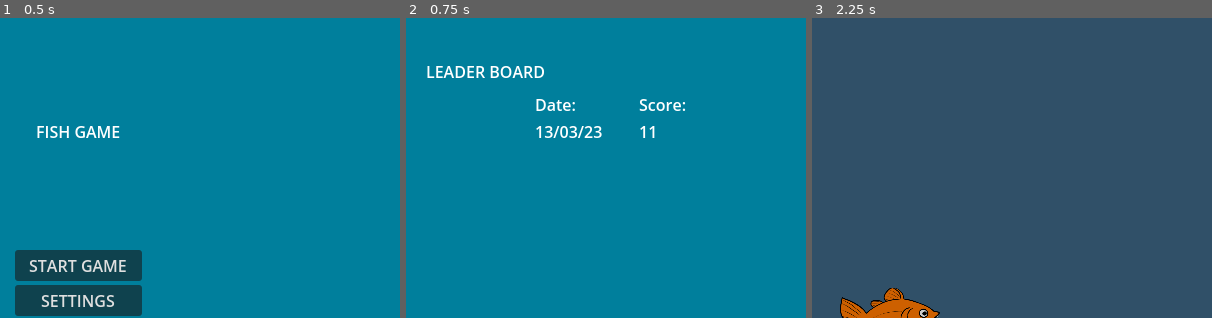
Above: before the commit, frames 1-3 (left to right).
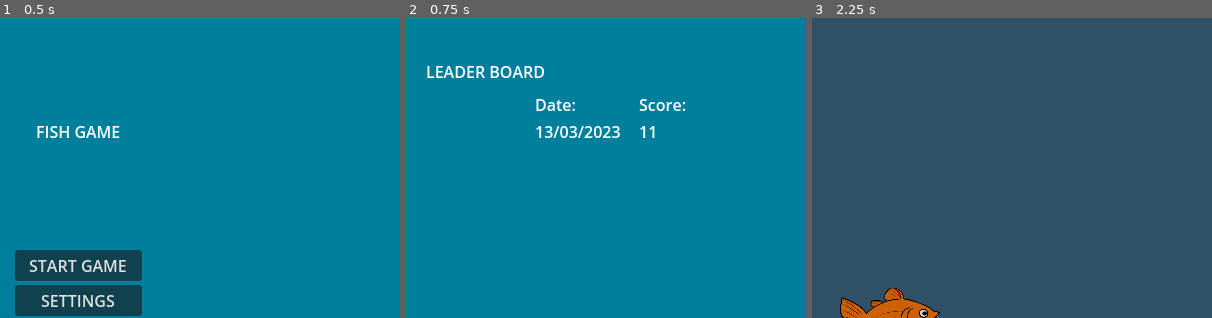
Above: after the commit, the same moments.

Repository: CatNine9/FishGame
Game: Godot game, scene res://UI/MainMenu.tscn
Same seed, same stepped clock (60 frames per second), same inputs: the game is played once before the commit and once after it.
Inputs:
- Up to frame 1 (0.5 s): no input
- Up to frame 2 (0.75 s): click "LEADER BOARD" at 0.5 s
- Up to frame 3 (2.25 s): click "BACK" at 1.25 s; click "START GAME" at 2 s
The pictures show only the part of the screen within x 40-90%, y 0-50%; the shares and areas given below are measured in that part.

Frame 1 is identical in both runs. In frame 2, 0.1% of the frame differs, in the area x 47-54%, y 36-40%; in frame 3, nothing differs.

Commit message:
Leaderboard now reads global variables for entries.

Diff:
--- a/FishGame/GlobalVariables.gd
+++ b/FishGame/GlobalVariables.gd
@@ -17,12 +17,12 @@
 
 # Leaderboard:
 var entry_1 = ["Cat9", "13/03/2023", str(11)]
-var entry_2 = []
-var entry_3 = []
-var entry_4 = []
-var entry_5 = []
-var entry_6 = []
-var entry_7 = []
-var entry_8 = []
-var entry_9 = []
-var entry_10 = []
+var entry_2 = ["","",""]
+var entry_3 = ["","",""]
+var entry_4 = ["","",""]
+var entry_5 = ["","",""]
+var entry_6 = ["","",""]
+var entry_7 = ["","",""]
+var entry_8 = ["","",""]
+var entry_9 = ["","",""]
+var entry_10 = ["","",""]
--- a/FishGame/UI/LeaderBoard.gd
+++ b/FishGame/UI/LeaderBoard.gd
@@ -5,18 +5,91 @@
 
 
 func _ready():
+
+	var entry_1_packed = load("res://UI/example_hbox.tscn")
+	var entry_1 = entry_1_packed.instantiate()
+	get_child(1, true).get_child(0, true).add_child(entry_1)
+	entry_1.name_label.text = GlobalVariables.entry_1[0]
+	entry_1.date_label.text = GlobalVariables.entry_1[1]
+	entry_1.score_label.text = GlobalVariables.entry_1[2]
+
+	var entry_2_packed = load("res://UI/example_hbox.tscn")
+	var entry_2 = entry_2_packed.instantiate()
+	get_child(1, true).get_child(0, true).add_child(entry_2)
+	entry_2.name_label.text = GlobalVariables.entry_2[0]
+	entry_2.date_label.text = GlobalVariables.entry_2[1]
+	entry_2.score_label.text = GlobalVariables.entry_2[2]
+
+	var entry_3_packed = load("res://UI/example_hbox.tscn")
+	var entry_3 = entry_3_packed.instantiate()
+	get_child(1, true).get_child(0, true).add_child(entry_3)
+	entry_3.name_label.text = GlobalVariables.entry_3[0]
+	entry_3.date_label.text = GlobalVariables.entry_3[1]
+	entry_3.score_label.text = GlobalVariables.entry_3[2]
+
+	var entry_4_packed = load("res://UI/example_hbox.tscn")
+	var entry_4 = entry_4_packed.instantiate()
+	get_child(1, true).get_child(0, true).add_child(entry_4)
+	entry_4.name_label.text = GlobalVariables.entry_4[0]
+	entry_4.date_label.text = GlobalVariables.entry_4[1]
+	entry_4.score_label.text = GlobalVariables.entry_4[2]
+
+	var entry_5_packed = load("res://UI/example_hbox.tscn")
+	var entry_5 = entry_5_packed.instantiate()
+	get_child(1, true).get_child(0, true).add_child(entry_5)
+	entry_5.name_label.text = GlobalVariables.entry_5[0]
+	entry_5.date_label.text = GlobalVariables.entry_5[1]
+	entry_5.score_label.text = GlobalVariables.entry_5[2]
+
+	var entry_6_packed = load("res://UI/example_hbox.tscn")
+	var entry_6 = entry_6_packed.instantiate()
+	get_child(1, true).get_child(0, true).add_child(entry_6)
+	entry_6.name_label.text = GlobalVariables.entry_6[0]
+	entry_6.date_label.text = GlobalVariables.entry_6[1]
+	entry_6.score_label.text = GlobalVariables.entry_6[2]
+
+	var entry_7_packed = load("res://UI/example_hbox.tscn")
+	var entry_7 = entry_7_packed.instantiate()
+	get_child(1, true).get_child(0, true).add_child(entry_7)
+	entry_7.name_label.text = GlobalVariables.entry_7[0]
+	entry_7.date_label.text = GlobalVariables.entry_7[1]
+	entry_7.score_label.text = GlobalVariables.entry_7[2]
+
+	var entry_8_packed = load("res://UI/example_hbox.tscn")
+	var entry_8 = entry_8_packed.instantiate()
+	get_child(1, true).get_child(0, true).add_child(entry_8)
+	entry_8.name_label.text = GlobalVariables.entry_8[0]
+	entry_8.date_label.text = GlobalVariables.entry_8[1]
+	entry_8.score_label.text = GlobalVariables.entry_8[2]
+
+	var entry_9_packed = load("res://UI/example_hbox.tscn")
+	var entry_9 = entry_9_packed.instantiate()
+	get_child(1, true).get_child(0, true).add_child(entry_9)
+	entry_9.name_label.text = GlobalVariables.entry_9[0]
+	entry_9.date_label.text = GlobalVariables.entry_9[1]
+	entry_9.score_label.text = GlobalVariables.entry_9[2]
+
+	var entry_10_packed = load("res://UI/example_hbox.tscn")
+	var entry_10 = entry_10_packed.instantiate()
+	get_child(1, true).get_child(0, true).add_child(entry_10)
+	entry_10.name_label.text = GlobalVariables.entry_10[0]
+	entry_10.date_label.text = GlobalVariables.entry_10[1]
+	entry_10.score_label.text = GlobalVariables.entry_10[2]
+
+
 	if GlobalVariables.player_name == null:
 		pass
 	else:
-		var new_entry_packed = load("res://UI/example_hbox.tscn")
-		var new_entry = new_entry_packed.instantiate()
-		get_child(1, true).get_child(0, true).add_child(new_entry)
-		new_entry.name_label.text = GlobalVariables.player_name
-		var datetime_dict = Time.get_date_dict_from_system()
-		var time_format = "%d/%d/%d"
-		var time_string = time_format % [datetime_dict["day"], datetime_dict["month"], datetime_dict["year"]]
-		new_entry.date_label.text = time_string
-		new_entry.score_label.text = str(GlobalVariables.player_score)
+		pass
+#		var new_entry_packed = load("res://UI/example_hbox.tscn")
+#		var new_entry = new_entry_packed.instantiate()
+#		get_child(1, true).get_child(0, true).add_child(new_entry)
+#		new_entry.name_label.text = GlobalVariables.player_name
+#		var datetime_dict = Time.get_date_dict_from_system()
+#		var time_format = "%d/%d/%d"
+#		var time_string = time_format % [datetime_dict["day"], datetime_dict["month"], datetime_dict["year"]]
+#		new_entry.date_label.text = time_string
+#		new_entry.score_label.text = str(GlobalVariables.player_score)
 
 func _on_back_button_button_up():
 	GlobalVariables.player_alive = true
--- a/FishGame/UI/LeaderBoard.tscn
+++ b/FishGame/UI/LeaderBoard.tscn
@@ -1,7 +1,6 @@
-[gd_scene load_steps=4 format=3 uid="uid://37p2k3hif0eg"]
+[gd_scene load_steps=3 format=3 uid="uid://37p2k3hif0eg"]
 
 [ext_resource type="Script" path="res://UI/LeaderBoard.gd" id="1_sx1qm"]
-[ext_resource type="PackedScene" uid="uid://dd60xiycjf7mi" path="res://UI/example_hbox.tscn" id="2_4rymq"]
 
 [sub_resource type="Theme" id="Theme_2qdnr"]
 
@@ -58,9 +57,6 @@
 size_flags_vertical = 0
 text = "Score:"
 
-[node name="ExampleHbox" parent="CenterContainer/VBoxContainer" instance=ExtResource("2_4rymq")]
-layout_mode = 2
-
 [node name="TitleVbox" type="VBoxContainer" parent="."]
 layout_mode = 1
 anchors_preset = 5
